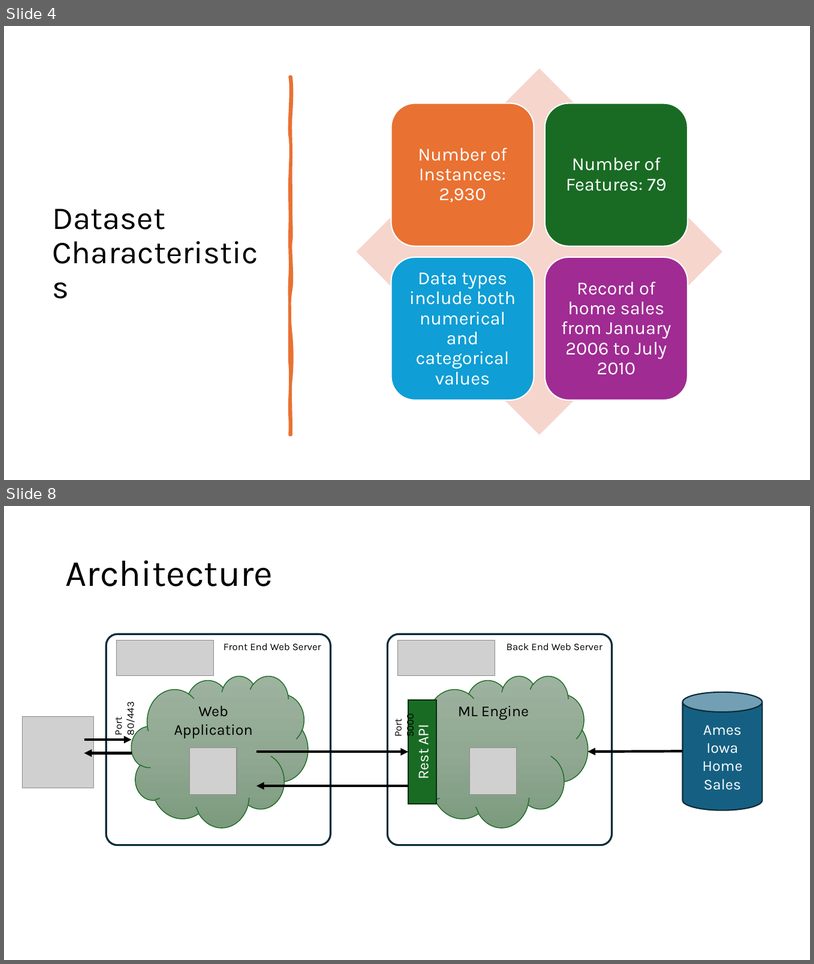
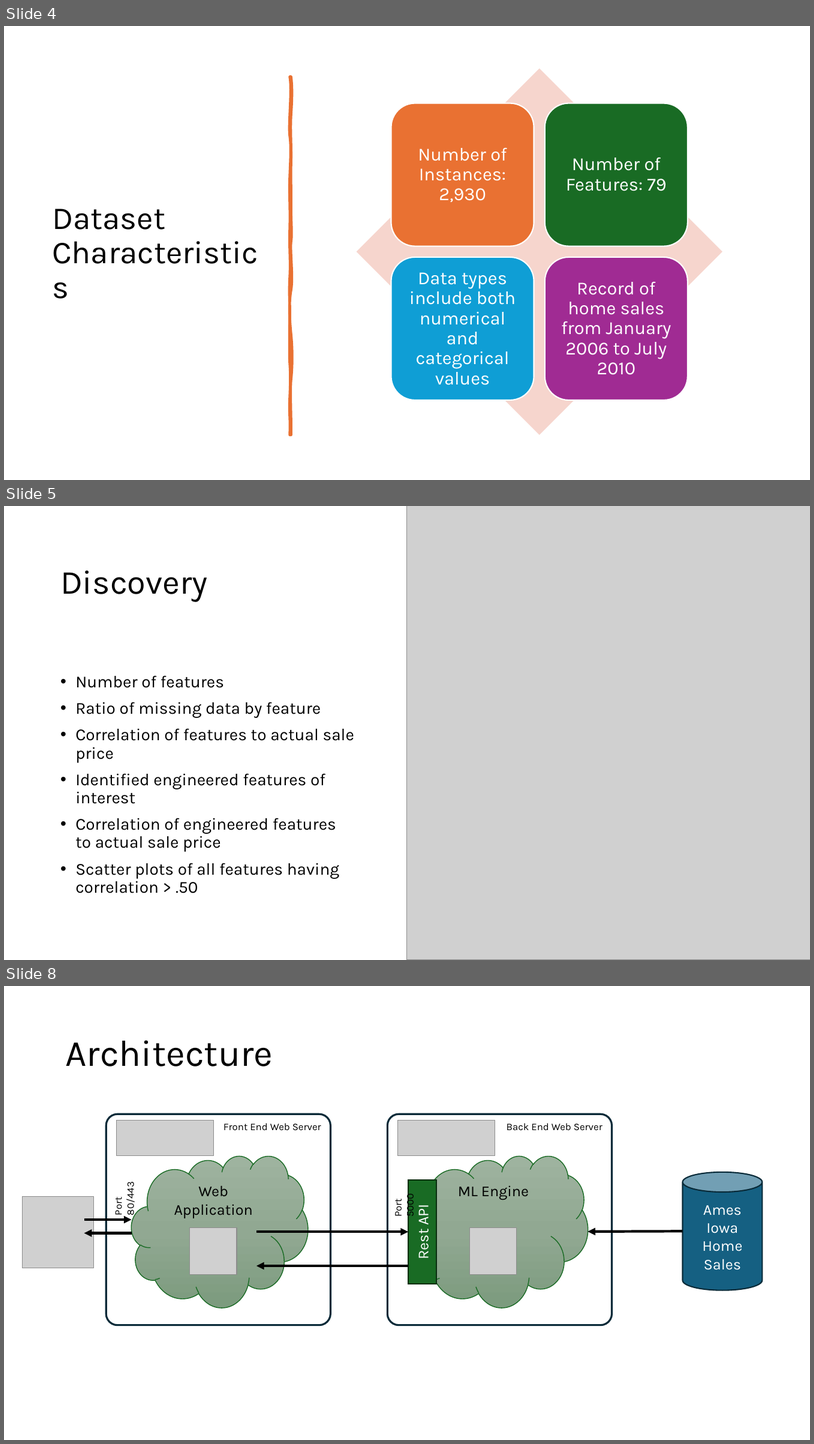
Before and after one commit to dewayneh57/ACS5513, a slide deck: Petabyte Pirates.pptx. Shown one above the other, each under a label of ours: slides 4 and 8 before the commit, slides 4, 5 and 8 after it; the slides between them are not shown. The pictures are 814x964 and 814x1444 pixels, drawn with LibreOffice and Linux fonts; fonts in the diff are those of the drawing; grey boxes stand for pictures. Boxes give left, top, right and bottom in pixels: in the first picture for what was removed or moved away, otherwise in the second. Text is boxed around its words. In the diff, an @@ line names an element or a change of style, - is before the commit and + after.

```diff
--- a/Petabyte Pirates.pptx
+++ b/Petabyte Pirates.pptx
@@ slide 5 added at (x1=4, y1=506, x2=810, y2=960), background #FFFFFF @@
@@ rectangle added at (x1=4, y1=506, x2=568, y2=657), fill #FFFFFF @@
@@ picture added at (x1=408, y1=506, x2=810, y2=960) @@
@@ title added at (x1=60, y1=570, x2=207, y2=602), 40 pt, text #000000 @@
+Discovery
@@ text added at (x1=75, y1=702, x2=354, y2=893), 20 pt, text #000000 @@
+• Number of features
+• Ratio of missing data by feature
+• Correlation of features to actual sale price
+• Identified engineered features of interest
+• Correlation of engineered features to actual sale price
+• Scatter plots of all features having correlation > .50
```
Also in this commit, not shown: 1 slide changed, 1 other slide added, 2 slides removed.
